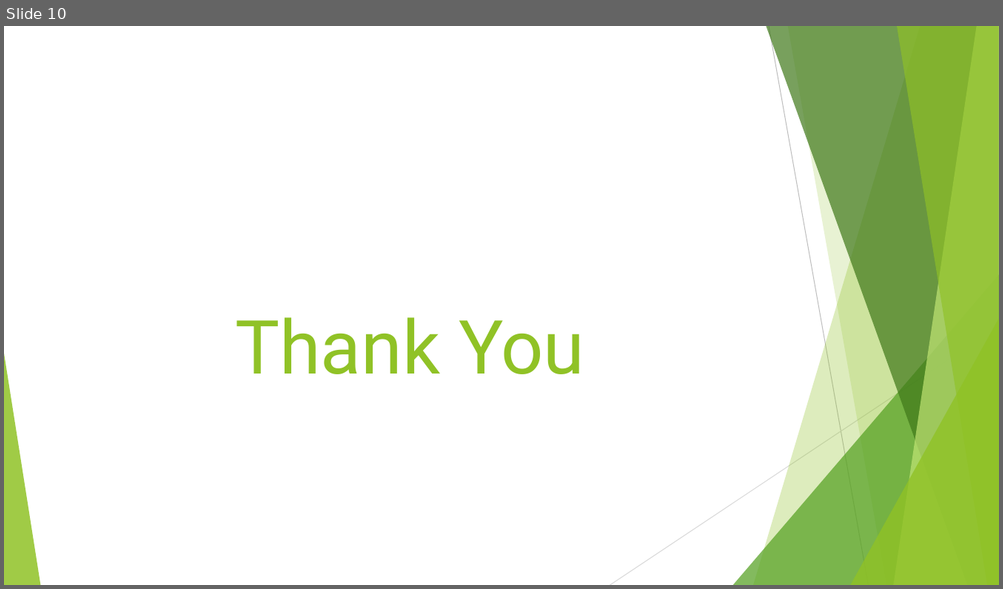
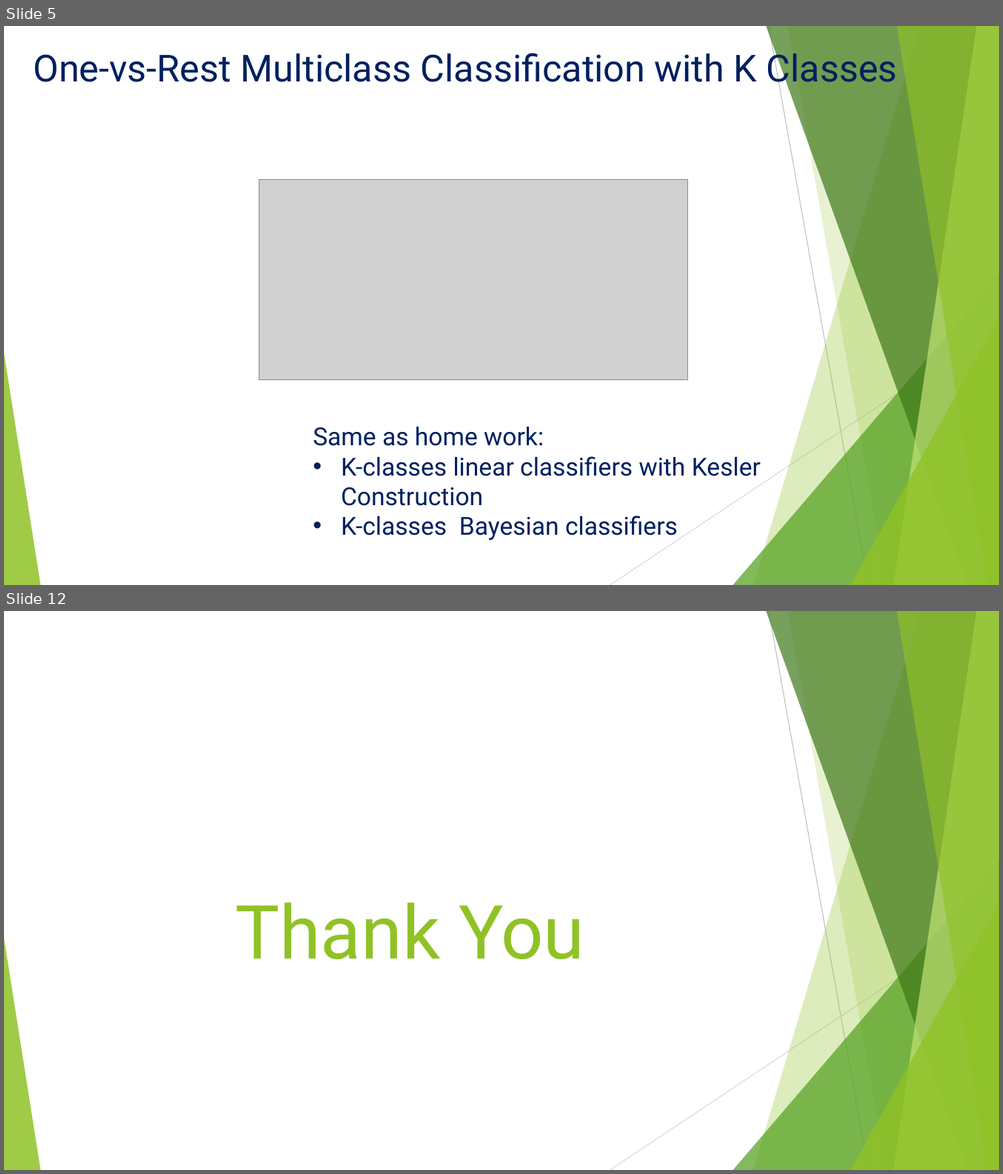
Before and after one commit to teambengio/finalproject, a slide deck: FinalReport_Team_Bengio.pptx. Shown one above the other, each under a label of ours: slide 10 before the commit, slides 5 and 12 after it; the slides between them are not shown. The pictures are 1003x589 and 1003x1174 pixels, drawn with LibreOffice and Linux fonts; fonts in the diff are those of the drawing; grey boxes stand for pictures. Boxes give left, top, right and bottom in pixels: in the first picture for what was removed or moved away, otherwise in the second. Text is boxed around its words. In the diff, an @@ line names an element or a change of style, - is before the commit and + after.

```diff
--- a/FinalReport_Team_Bengio.pptx
+++ b/FinalReport_Team_Bengio.pptx
@@ slide 5 added at <box>4,26,999,585</box>, background #FFFFFF; not listed: 10 template elements that a slide beside it also shows @@
@@ title added at <box>33,47,897,90</box>, 36 pt, text #002060 @@
+One-vs-Rest Multiclass Classification with K Classes
@@ picture added at <box>259,180,688,380</box> @@
@@ text added at <box>313,426,760,540</box>, 24 pt, text #002060 @@
+Same as home work:
+• K-classes linear classifiers with Kesler Construction
+• K-classes Bayesian classifiers
@@ what was slide 10 is now slide 12 @@
```
Also in this commit, not shown: 9 slides changed, 3 other slides added, 1 slide removed, 3 other files.
